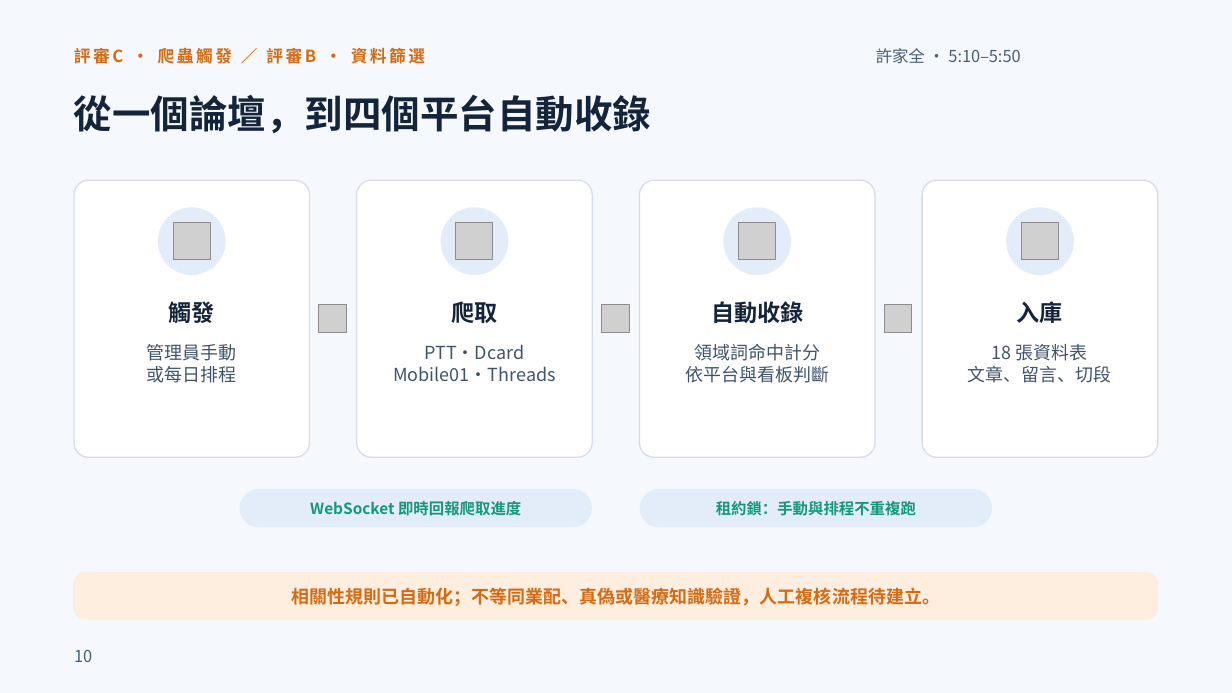
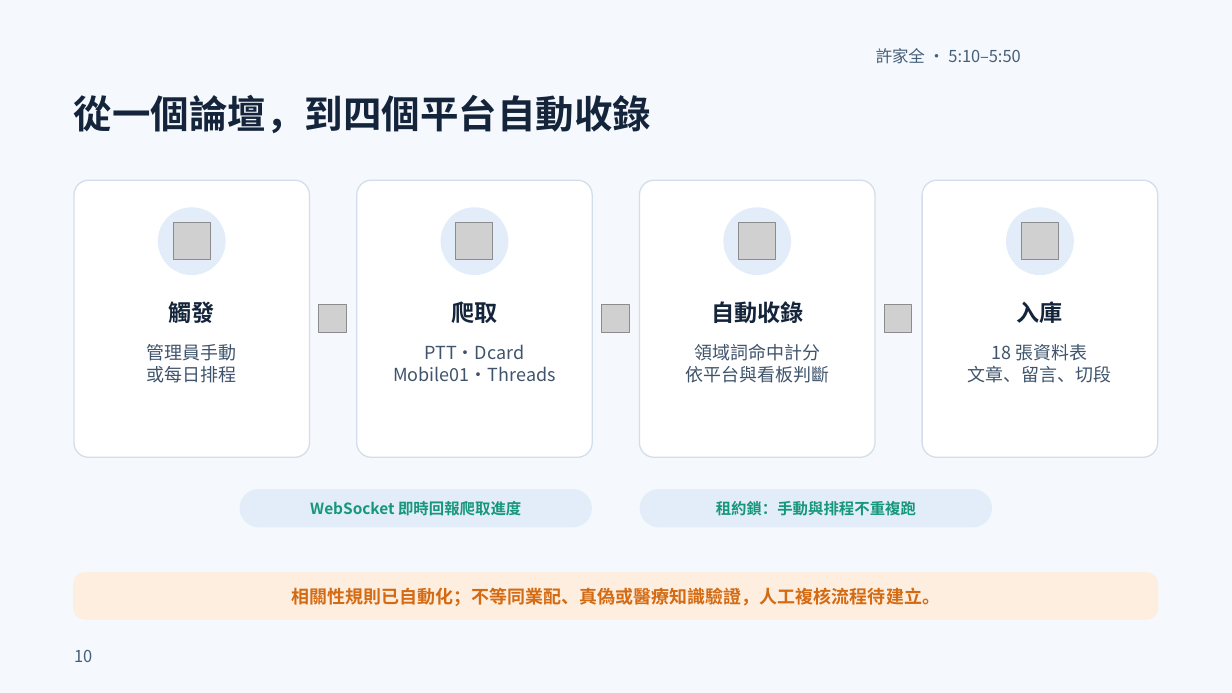
Before and after one commit to xujiaquan05/115405, a slide deck: slide 10 of output/ppt-review-20261011/final/MeBOD_複審簡報_第二輪修訂版.pptx. Drawn at 1232x693 pixels with LibreOffice and Linux fonts; fonts in the diff are those of the drawing; grey boxes stand for pictures. Boxes give left, top, right and bottom in pixels: in the first picture for what was removed or moved away, otherwise in the second. Text is boxed around its words. In the diff, an @@ line names an element or a change of style, - is before the commit and + after.

```diff
--- a/output/ppt-review-20261011/final/MeBOD_複審簡報_第二輪修訂版.pptx
+++ b/output/ppt-review-20261011/final/MeBOD_複審簡報_第二輪修訂版.pptx
@@ text removed at [74,47,425,64] @@
-評審C · 爬蟲觸發 ／ 評審B · 資料篩選
```
Also in this commit, not shown: 24 other slides changed, 5 other files.
